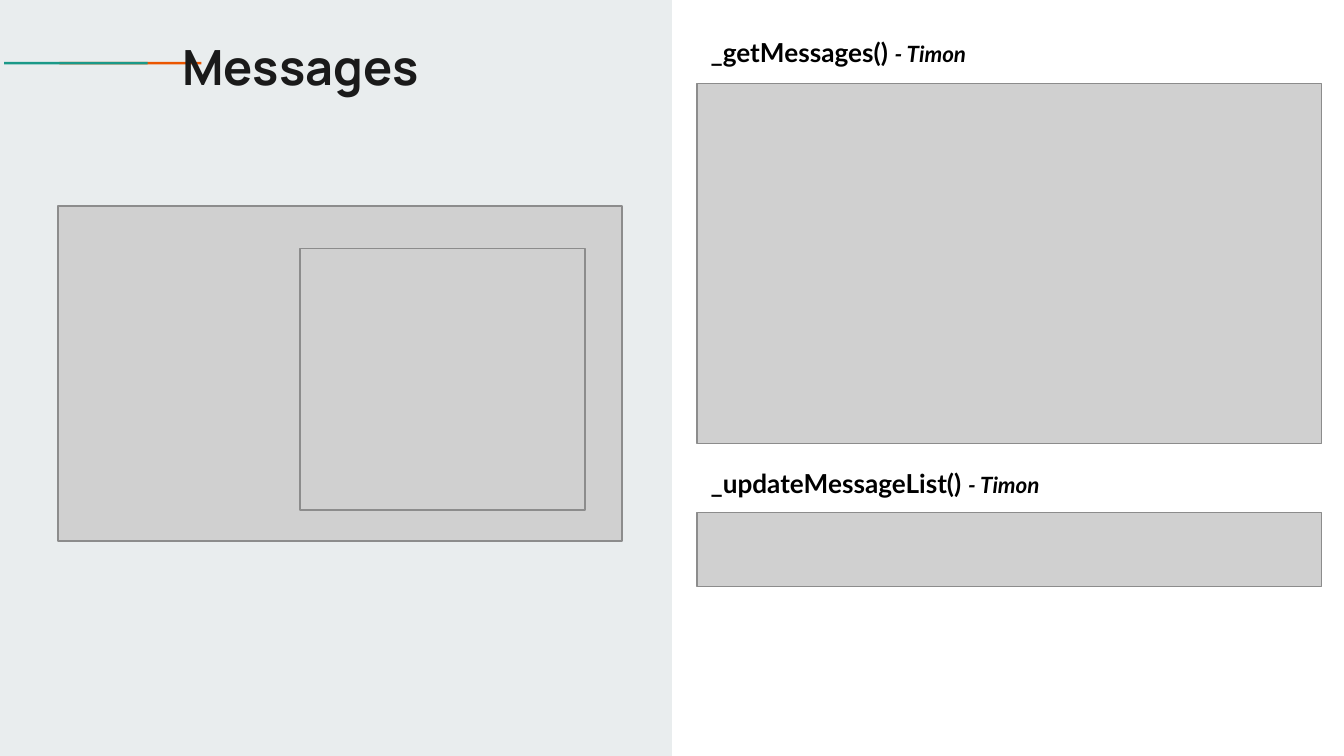
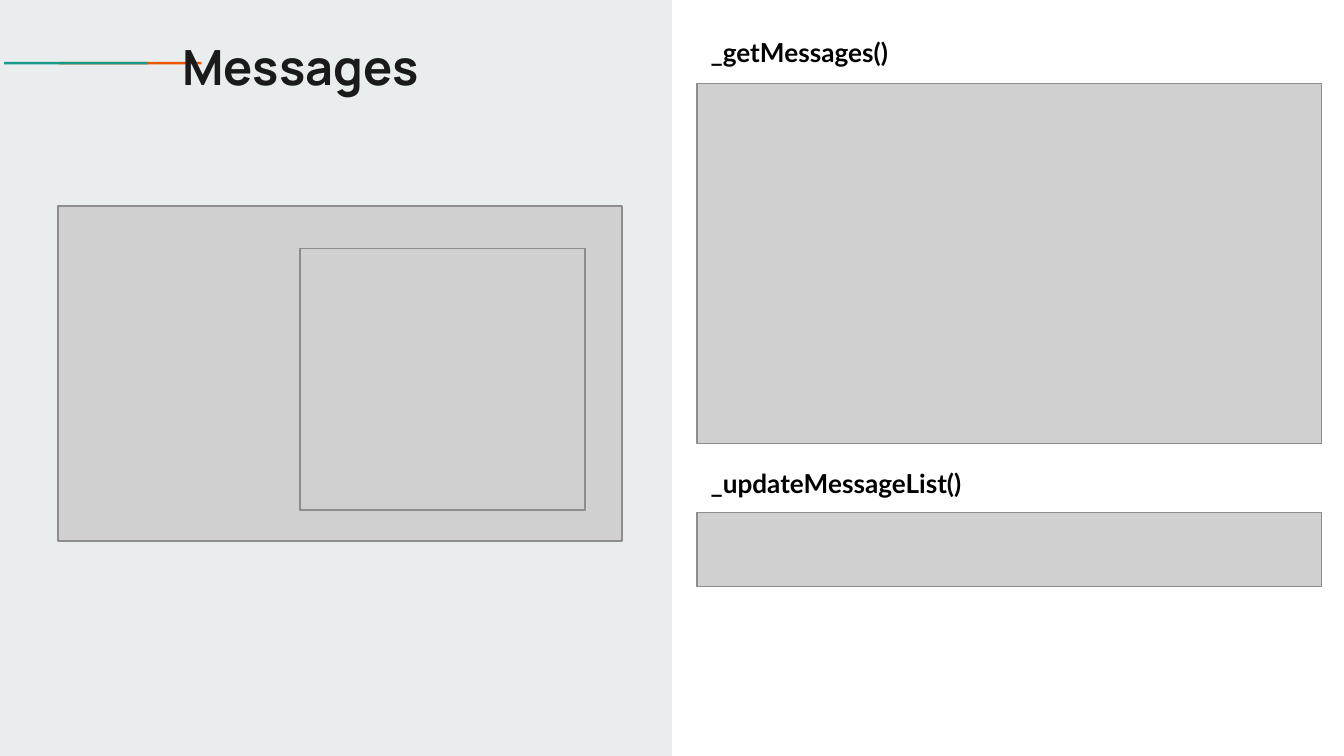
Before and after one commit to jantiegges/AWSys, a slide deck: slide 19 of HA 01/WhatsChat_1.pptx. Drawn at 1344x756 pixels with LibreOffice and Linux fonts; fonts in the diff are those of the drawing; grey boxes stand for pictures. Boxes give left, top, right and bottom in pixels: in the first picture for what was removed or moved away, otherwise in the second. Text is boxed around its words. In the diff, an @@ line names an element or a change of style, - is before the commit and + after.

```diff
--- a/HA 01/WhatsChat_1.pptx
+++ b/HA 01/WhatsChat_1.pptx
@@ text at [711,41,888,67]: text changed @@
-_getMessages() - Timon
+_getMessages()
@@ text at [711,472,962,497]: text changed @@
-_updateMessageList() - Timon
+_updateMessageList()
```
Also in this commit, not shown: 18 other slides changed, 1 slide added, 3 other files.
